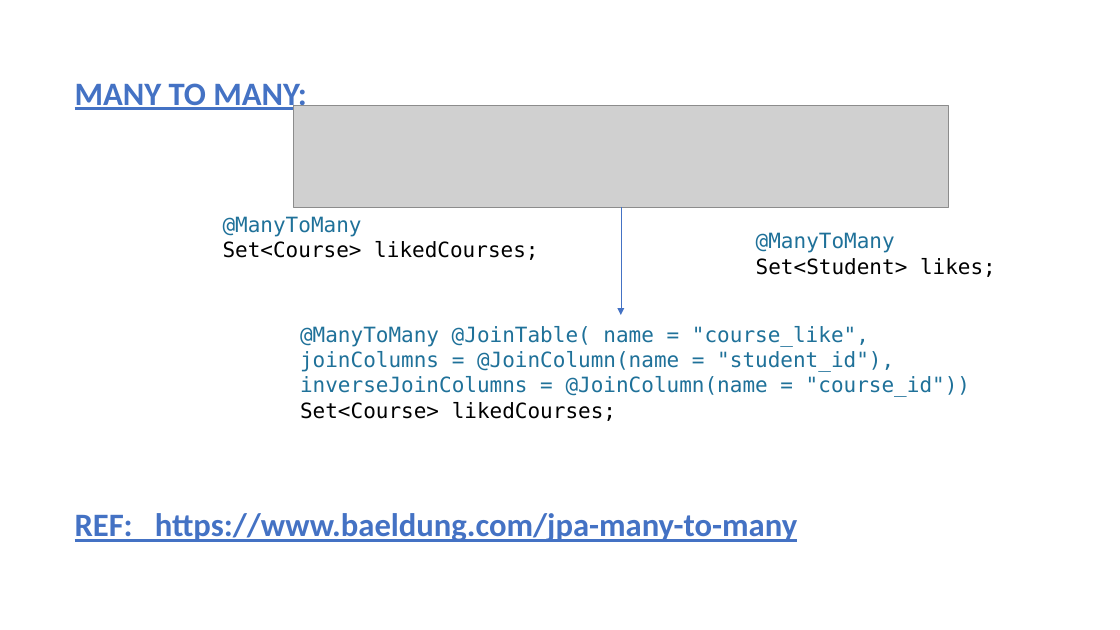
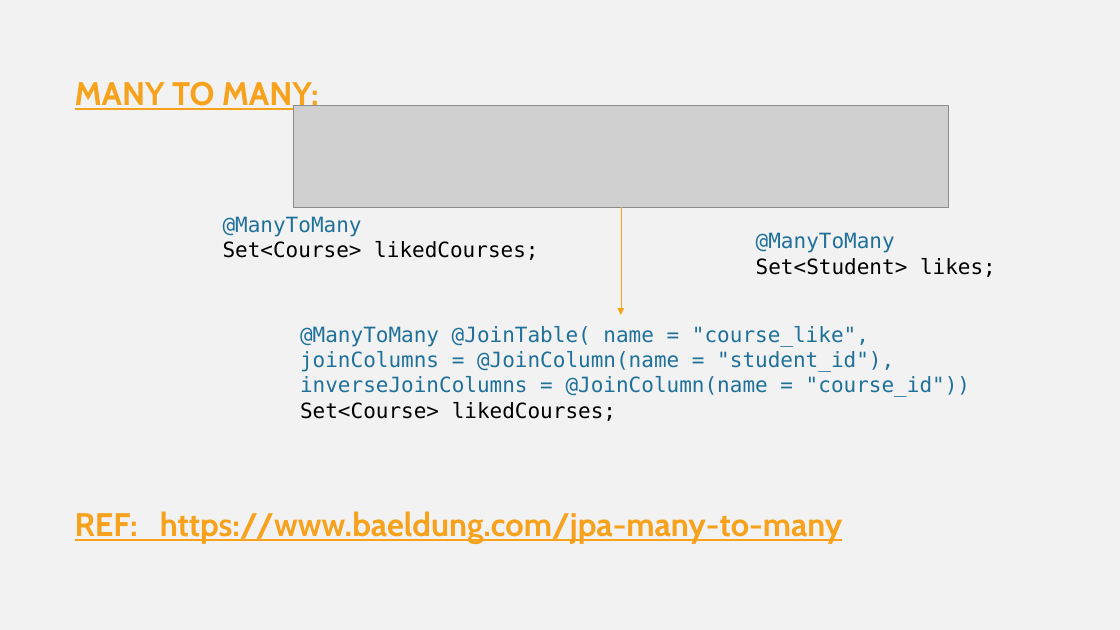
Before and after one commit to vishnuvishal-11/Vishnuvishal, a slide deck: slide 28 of Presentations/DBMS.pptx (slide 6 before the commit). Drawn at 1120x630 pixels with LibreOffice and Linux fonts; fonts in the diff are those of the drawing; grey boxes stand for pictures. Boxes give left, top, right and bottom in pixels: in the first picture for what was removed or moved away, otherwise in the second. Text is boxed around its words. In the diff, an @@ line names an element or a change of style, - is before the commit and + after.

```diff
--- a/Presentations/DBMS.pptx
+++ b/Presentations/DBMS.pptx
@@ background #FFFFFF to #F2F2F2 @@
@@ text "MANY TO MANY:" at box(75, 81, 843, 544): font Calibri to Cabin, text colour #4472C4 to #F6A21D @@
@@ arrow (621, 208) - (621, 315): stroke #4472C4 0.5 pt to #F6A21D 0.5 pt @@
```
Also in this commit, not shown: 5 other slides changed, 23 slides added, 1 other file.
